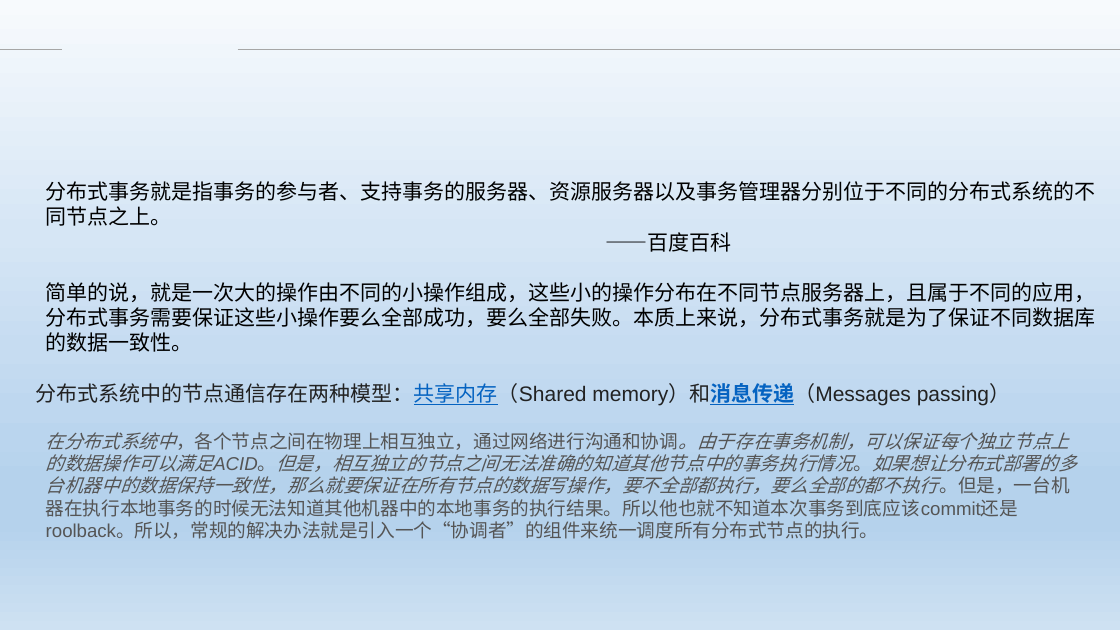
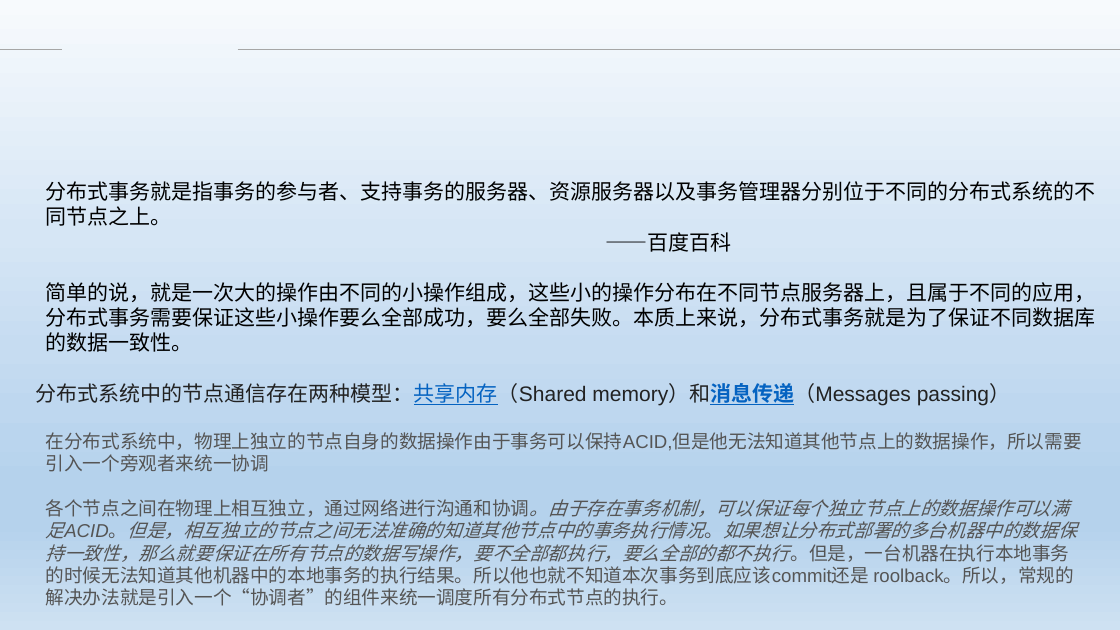
Before and after one commit to Heffie199/zhao_Note, a slide deck: slide 2 of 分布式事务的解决方案 .pptx. Drawn at 1120x630 pixels with LibreOffice and Linux fonts; fonts in the diff are those of the drawing; background and template pictures are left out. Boxes give left, top, right and bottom in pixels: in the first picture for what was removed or moved away, otherwise in the second. Text is boxed around its words. In the diff, an @@ line names an element or a change of style, - is before the commit and + after.

```diff
--- a/分布式事务的解决方案 .pptx
+++ b/分布式事务的解决方案 .pptx
@@ text at bbox=[46, 432, 1082, 606]: text changed @@
-在分布式系统中，各个节点之间在物理上相互独立，通过网络进行沟通和协调。由于存在事务机制，可以保证每个独立节点上的数据操作可以满足ACID。但是，相互独立的节点之间无法准确的知道其他节点中的事务执行情况。如果想让分布式部署的多台机器中的数据保持一致性，那么就要保证在所有节点的数据写操作，要不全部都执行，要么全部的都不执行。但是，一台机器在执行本地事务的时候无法知道其他机器中的本地事务的执行结果。所以他也就不知道本次事务到底应该commit还是 roolback。所以，常规的解决办法就是引入一个“协调者”的组件来统一调度所有分布式节点的执行。
+在分布式系统中，物理上独立的节点自身的数据操作由于事务可以保持ACID,但是他无法知道其他节点上的数据操作，所以需要引入一个旁观者来统一协调
+各个节点之间在物理上相互独立，通过网络进行沟通和协调。由于存在事务机制，可以保证每个独立节点上的数据操作可以满足ACID。但是，相互独立的节点之间无法准确的知道其他节点中的事务执行情况。如果想让分布式部署的多台机器中的数据保持一致性，那么就要保证在所有节点的数据写操作，要不全部都执行，要么全部的都不执行。但是，一台机器在执行本地事务的时候无法知道其他机器中的本地事务的执行结果。所以他也就不知道本次事务到底应该commit还是 roolback。所以，常规的解决办法就是引入一个“协调者”的组件来统一调度所有分布式节点的执行。
```
Also in this commit, not shown: 2 other files.
